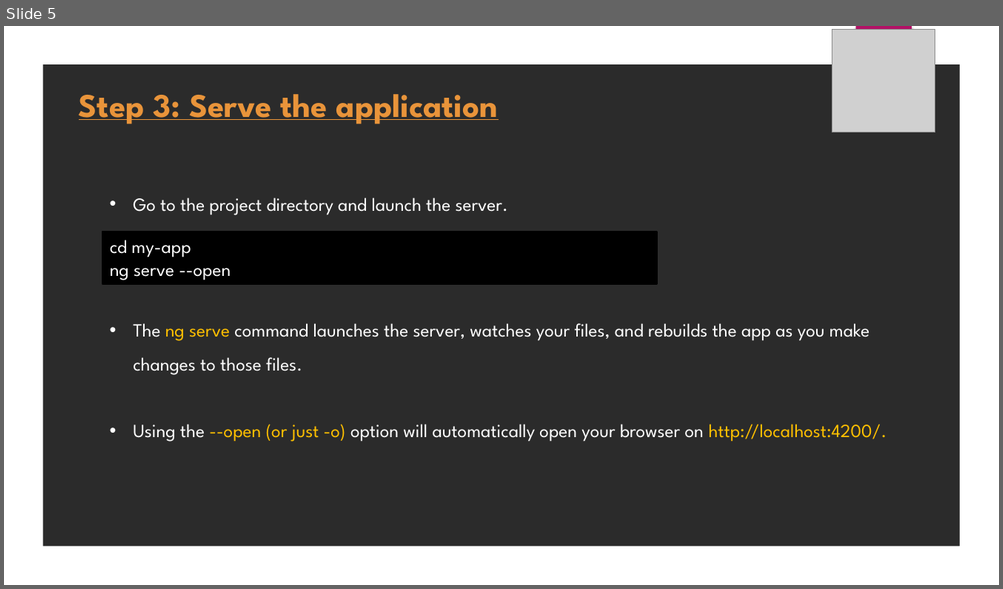
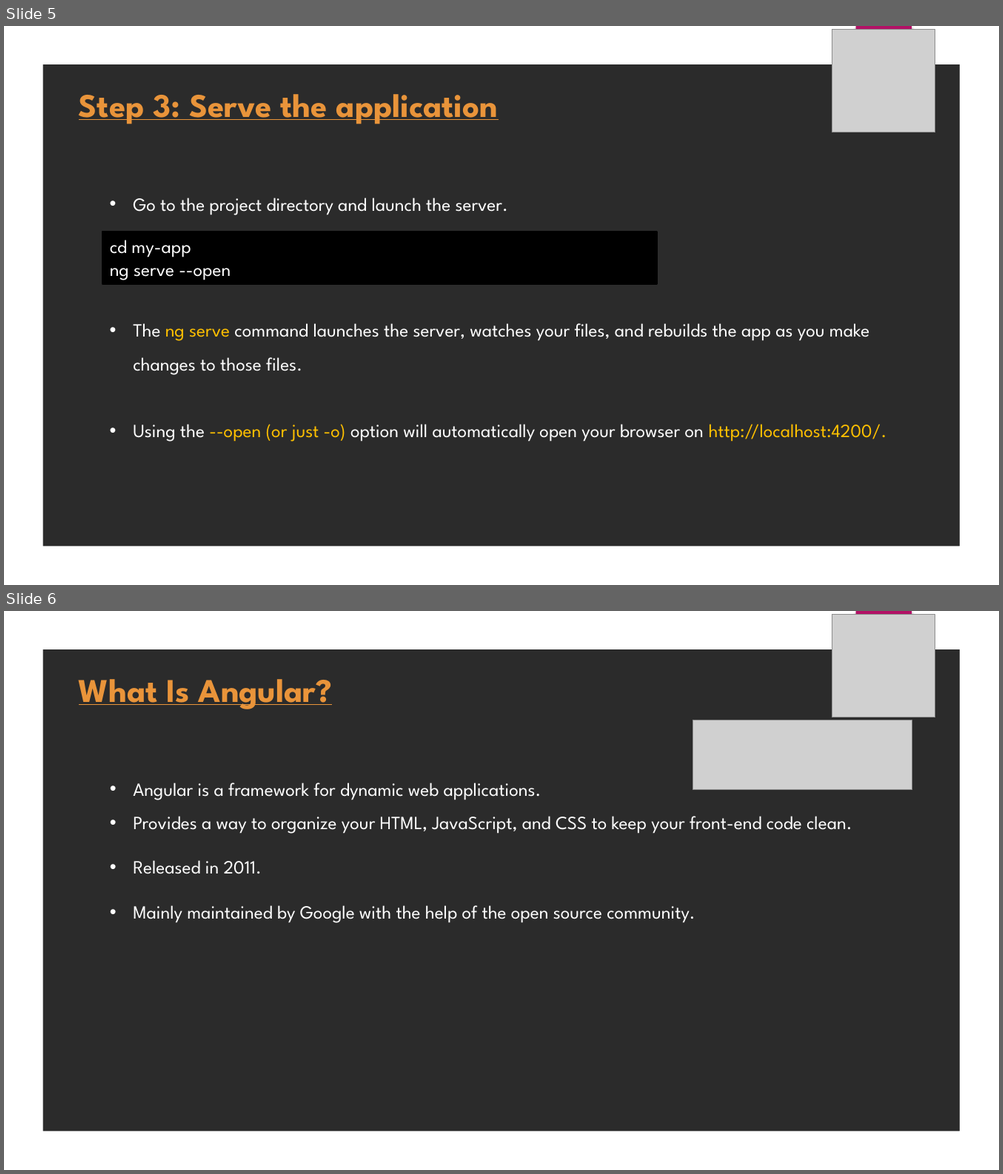
Before and after one commit to uiravi/Angular-pptx, a slide deck: Angular.pptx. Shown one above the other, each under a label of ours: slide 5 before the commit, slides 5 and 6 after it. The pictures are 1003x589 and 1003x1174 pixels, drawn with LibreOffice and Linux fonts; fonts in the diff are those of the drawing; grey boxes stand for pictures; background and template pictures are left out; a plain dark background stands for a picture behind light text. Boxes give left, top, right and bottom in pixels: in the first picture for what was removed or moved away, otherwise in the second. Text is boxed around its words. In the diff, an @@ line names an element or a change of style, - is before the commit and + after.

```diff
--- a/Angular.pptx
+++ b/Angular.pptx
@@ slide 6 added at <box>4,611,999,1170</box>, background picture (left out); not listed: 2 template elements that a slide beside it also shows @@
@@ picture added at <box>832,615,935,718</box> @@
@@ text added at <box>79,679,332,709</box>, 32 pt, text #E9943A, bold, underline @@
+What Is Angular?
@@ picture added at <box>693,721,912,790</box> @@
@@ text added at <box>133,783,852,923</box>, 18 pt, text #FFFFFF @@
+• Angular is a framework for dynamic web applications.
+• Provides a way to organize your HTML, JavaScript, and CSS to keep your front-end code clean.
+• Released in 2011.
+• Mainly maintained by Google with the help of the open source community.
```
Also in this commit, not shown: 3 other slides added.
